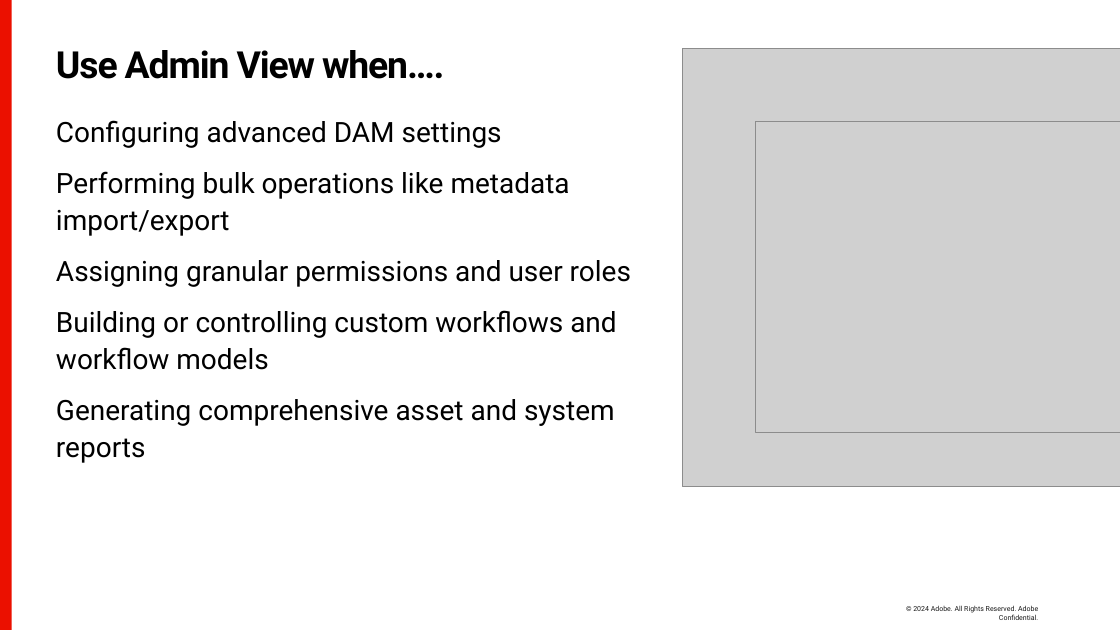
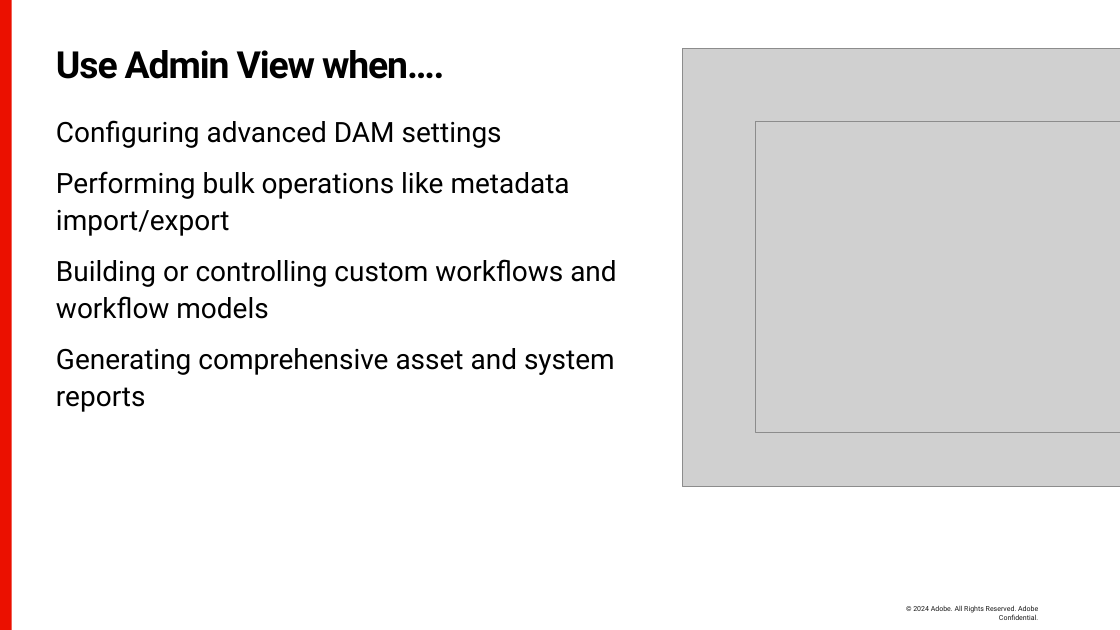
Before and after one commit to rfreemo/accelerator-aem-work-with-assetsview, a slide deck: slide 17 of presentation/aem-assets-working-assetsview.pptx (slide 14 before the commit). Drawn at 1120x630 pixels with LibreOffice and Linux fonts; fonts in the diff are those of the drawing; grey boxes stand for pictures; background and template pictures are left out. Boxes give left, top, right and bottom in pixels: in the first picture for what was removed or moved away, otherwise in the second. Text is boxed around its words. In the diff, an @@ line names an element or a change of style, - is before the commit and + after.

```diff
--- a/presentation/aem-assets-working-assetsview.pptx
+++ b/presentation/aem-assets-working-assetsview.pptx
@@ text at [56,260,631,287]: paragraph removed @@
-Assigning granular permissions and user roles
```
Also in this commit, not shown: 23 other slides changed, 8 slides added, 2 other files.
